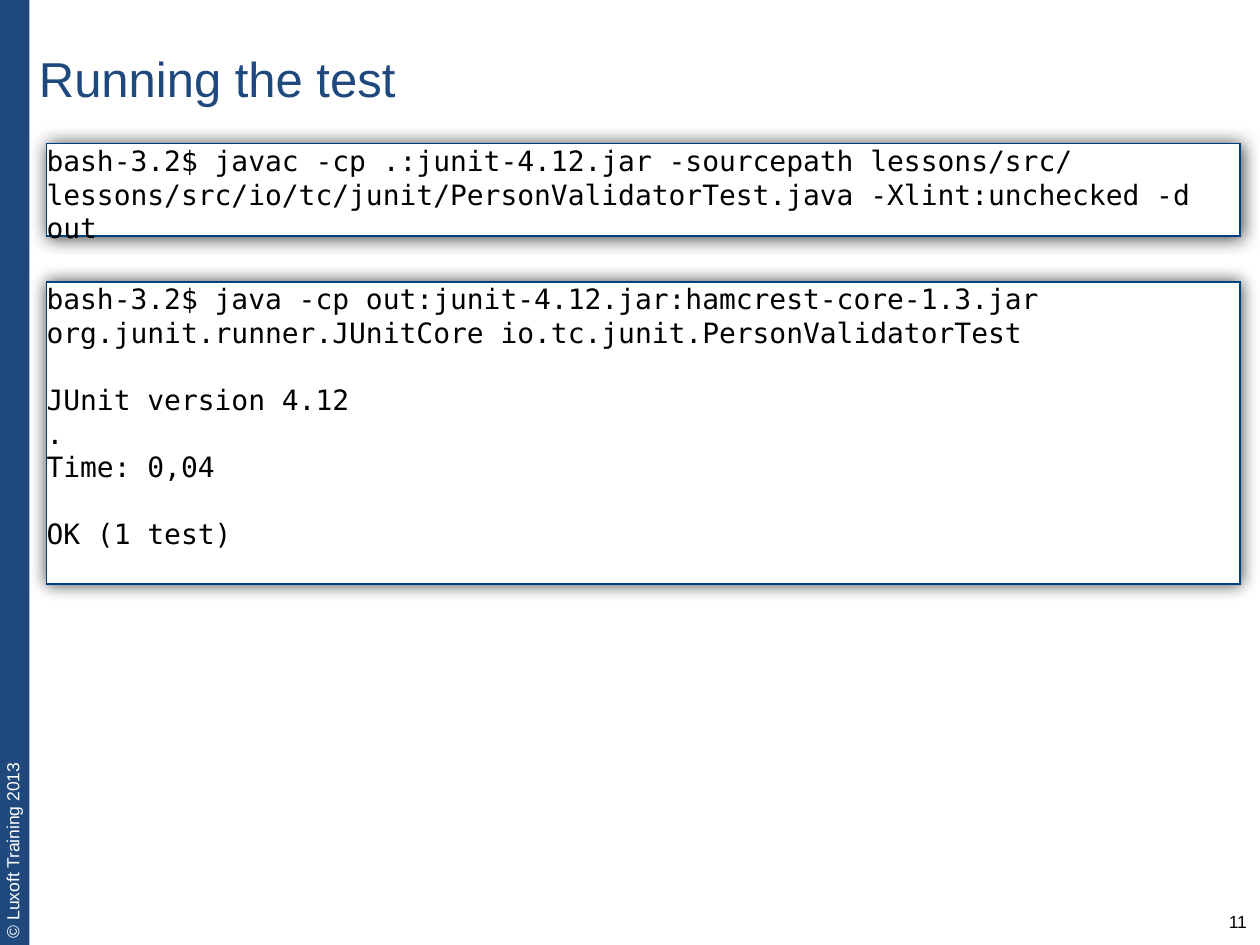
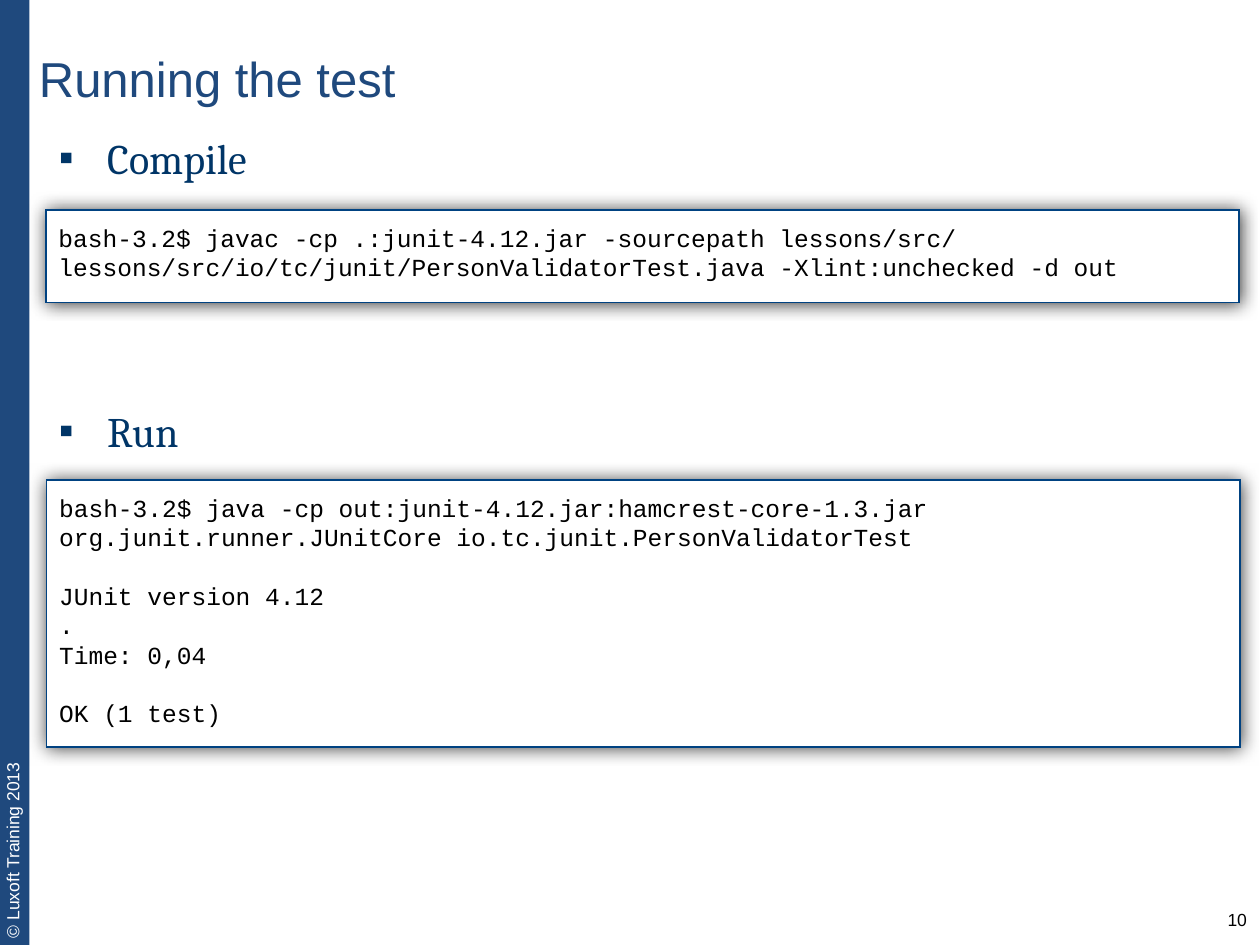
Before and after one commit to team3/lux-trainings-all, a slide deck: slide 10 of JVA-011. unit-testing-with-junit/JVA-011-lecture1-unit-testing-basics.pptx (slide 11 before the commit). Drawn at 1260x945 pixels with LibreOffice and Linux fonts; fonts in the diff are those of the drawing. Boxes give left, top, right and bottom in pixels: in the first picture for what was removed or moved away, otherwise in the second. Text is boxed around its words. In the diff, an @@ line names an element or a change of style, - is before the commit and + after.

```diff
--- a/JVA-011. unit-testing-with-junit/JVA-011-lecture1-unit-testing-basics.pptx
+++ b/JVA-011. unit-testing-with-junit/JVA-011-lecture1-unit-testing-basics.pptx
@@ text added at [107,144,246,183], 24 pt, text #003567 @@
+▪ Compile
@@ text "bash-3.2$ javac -cp .:junit-4.12.jar -sourcepath ...": place and size @@
-text "bash-3.2$ javac -cp .:junit-4.12.jar -sourcepath ..." at [47,149,1190,211]
+text "bash-3.2$ javac -cp .:junit-4.12.jar -sourcepath ..." at [58,229,1118,281]
@@ text "bash-3.2$ javac -cp .:junit-4.12.jar -sourcepath ..." at [58,229,1118,281]: size 16 to 14 pt, font DejaVu Sans Mono to Courier New @@
@@ rectangle: place and size @@
-rectangle at [47,144,1240,237]
+rectangle at [45,210,1239,304]
@@ text added at [107,419,178,448], 24 pt, text #003567 @@
+▪ Run
@@ text "bash-3.2$ java -cp out:junit-4.12.jar:hamcrest-core-1.3.jar  ..." at [59,499,928,727]: size 16 to 14 pt, font DejaVu Sans Mono to Courier New @@
@@ text "bash-3.2$ java -cp out:junit-4.12.jar:hamcrest-core-1.3.jar  ...": place and size @@
-text "bash-3.2$ java -cp out:junit-4.12.jar:hamcrest-core-1.3.jar  ..." at [47,287,1039,548]
+text "bash-3.2$ java -cp out:junit-4.12.jar:hamcrest-core-1.3.jar  ..." at [59,499,928,727]
@@ rectangle: place and size @@
-rectangle at [47,282,1240,585]
+rectangle at [47,480,1240,747]
@@ page number at [1228,913,1247,926]: text changed @@
-11
+10
```
Also in this commit, not shown: 18 other slides changed, 3 slides added, 2 slides removed.
